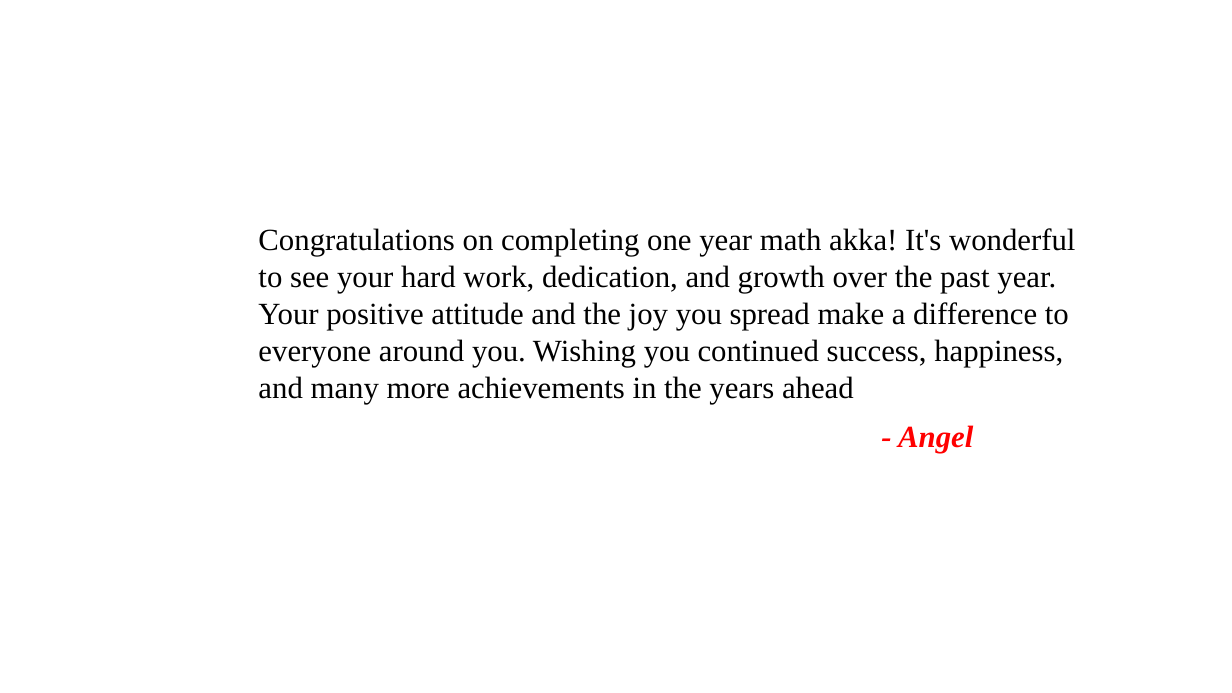
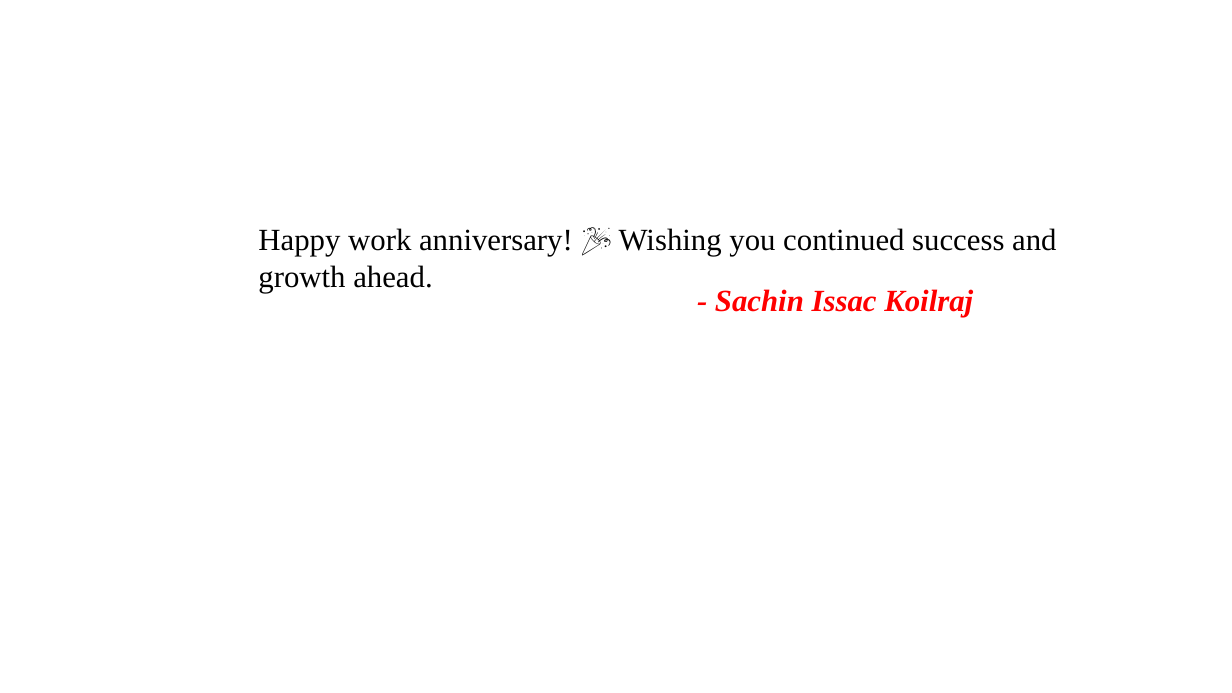
Before and after one commit to Joedharsic07/entrans-hr-hub-fullstack, a slide deck: slide 4 of entrans-hr-hub-backend/myproject/media/Final_Anniversary_Presentation.pptx. Drawn at 1232x693 pixels with LibreOffice and Linux fonts; fonts in the diff are those of the drawing; background and template pictures are left out. Boxes give left, top, right and bottom in pixels: in the first picture for what was removed or moved away, otherwise in the second. Text is boxed around its words. In the diff, an @@ line names an element or a change of style, - is before the commit and + after.

```diff
--- a/entrans-hr-hub-backend/myproject/media/Final_Anniversary_Presentation.pptx
+++ b/entrans-hr-hub-backend/myproject/media/Final_Anniversary_Presentation.pptx
@@ text at (258,228,1056,293): text changed @@
-Congratulations on completing one year math akka! It's wonderful to see your hard work, dedication, and growth over the past year. Your positive attitude and the joy you spread make a difference to everyone around you. Wishing you continued success, happiness, and many more achievements in the years ahead
+Happy work anniversary! 🎉 Wishing you continued success and growth ahead.
@@ text at (715,289,973,318): text changed @@
-- Angel
+- Sachin Issac Koilraj
```
Also in this commit, not shown: 8 other slides changed, 2 slides added, 2 slides removed, 28 other files.
